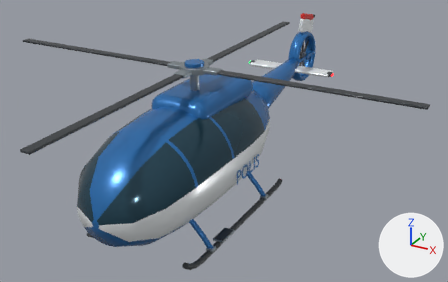
Before and after pictures for a commit that changed the glTF model vehicles/polishelikopter.glb.
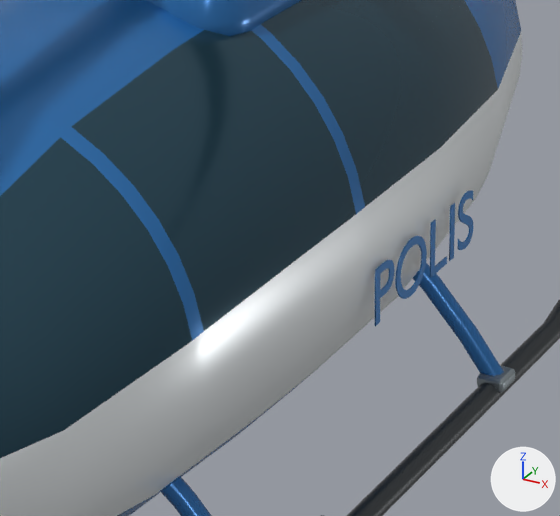
Each version appears first whole from a 50 mm camera at (6.08, -10.14, 6.75) aimed at (0.18, 0.6, 1.38), and next in a close-up on the part from 34% to 62% of the width and 39% to 81% of the height. Every picture has the same lights, and +X, +Y and +Z are marked at lower right. The last two pictures show the newer version. Where no turn or scale is listed for an object, it has been applied to the vertices.

Objects in the first close-up: 'Glazed passenger fuselage', 'Landing skid cross brace.002', 'Landing skid cross brace.003', 'Landing skid saddle.003', 'Police fuselage lettering.001', 'Tubular landing skid.001', 'Turbine housing'.
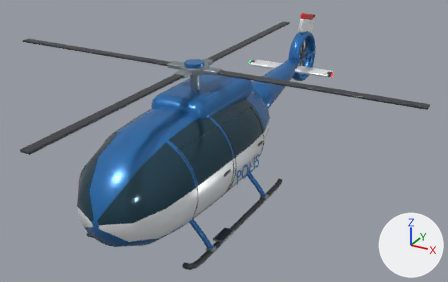
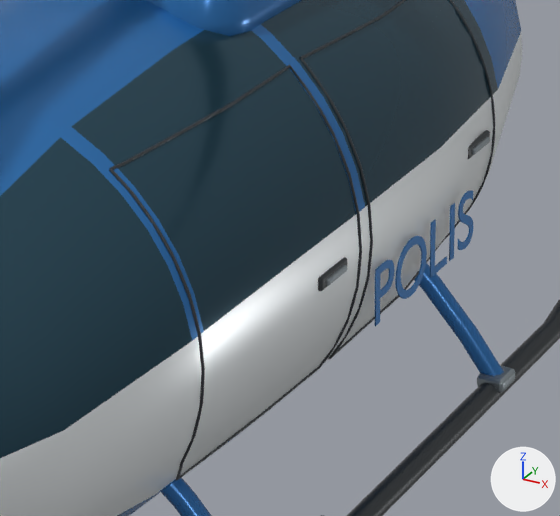
What differs and where, as boxes (x1, y1, x2, y2) in the close-ups (560 x 516 px):
'Cabin door seam.002', added: after (109, 65, 362, 481)
'Cabin door seam.003', added: after (299, 0, 495, 359)
'Recessed cabin handle surround.002', added: after (318, 257, 347, 291)
'Recessed cabin handle surround.003', added: after (468, 130, 490, 159)
'Cabin door pull.002', added: after (326, 265, 347, 285)
'Cabin door pull.003', added: after (472, 137, 490, 154)

The change, as a diff of the scene's bpy script:
```diff
--- a/vehicles/polishelikopter.glb.py
+++ b/vehicles/polishelikopter.glb.py
@@ me_cube_010_1 @@
+me_cube_010_1.from_pydata(...)  # 96 vertices, 188 faces; spans x -0.014..0.014, y -0.118..0.118, z -0.033..0.033
+me_cube_010_1.materials.append(mat_graphite_composite)  # dark grey #353a3f
@@ me_cabin_door_seam_003 @@
+me_cabin_door_seam_003.from_pydata(...)  # 810 vertices, 1616 faces; spans x 0.746..1.149, y -0.687..0.756, z 0.933..2.347
+me_cabin_door_seam_003.materials.append(mat_graphite_composite)  # dark grey #353a3f
@@ me_cabin_door_seam_002 @@
+me_cabin_door_seam_002.from_pydata(...)  # 810 vertices, 1616 faces; spans x 0.688..1.149, y -2.017..-0.773, z 0.933..2.346
+me_cabin_door_seam_002.materials.append(mat_graphite_composite)  # dark grey #353a3f
@@ me_cube_011_1 @@
+me_cube_011_1.from_pydata(...)  # 96 vertices, 188 faces; spans x -0.012..0.012, y -0.082..0.082, z -0.014..0.014
+me_cube_011_1.materials.append(mat_rotor_hardware)  # grey #99a4aa
@@ me_cube_009_1 @@
+me_cube_009_1.from_pydata(...)  # 96 vertices, 188 faces; spans x -0.012..0.012, y -0.082..0.082, z -0.014..0.014
+me_cube_009_1.materials.append(mat_rotor_hardware)  # grey #99a4aa
@@ ob_recessed_cabin_handle_surround_003 @@
+ob_recessed_cabin_handle_surround_003 = bpy.data.objects.new('Recessed cabin handle surround.003', me_cube_010_1)
+ob_recessed_cabin_handle_surround_003.location = (1.085, 0.48, 1.55)
@@ ob_recessed_cabin_handle_surround_002 @@
+ob_recessed_cabin_handle_surround_002 = bpy.data.objects.new('Recessed cabin handle surround.002', me_cube_010_1.copy())
+ob_recessed_cabin_handle_surround_002.location = (1.136, -1.02, 1.55)
@@ ob_cabin_door_seam_003 @@
+ob_cabin_door_seam_003 = bpy.data.objects.new('Cabin door seam.003', me_cabin_door_seam_003)
+ob_cabin_door_seam_003.location = (0.0, 0.0, 0.0)
@@ ob_cabin_door_seam_002 @@
+ob_cabin_door_seam_002 = bpy.data.objects.new('Cabin door seam.002', me_cabin_door_seam_002)
+ob_cabin_door_seam_002.location = (0.0, 0.0, 0.0)
@@ ob_cabin_door_pull_003 @@
+ob_cabin_door_pull_003 = bpy.data.objects.new('Cabin door pull.003', me_cube_011_1)
+ob_cabin_door_pull_003.location = (1.103, 0.48, 1.55)
@@ ob_cabin_door_pull_002 @@
+ob_cabin_door_pull_002 = bpy.data.objects.new('Cabin door pull.002', me_cube_009_1)
+ob_cabin_door_pull_002.location = (1.154, -1.02, 1.55)
```
